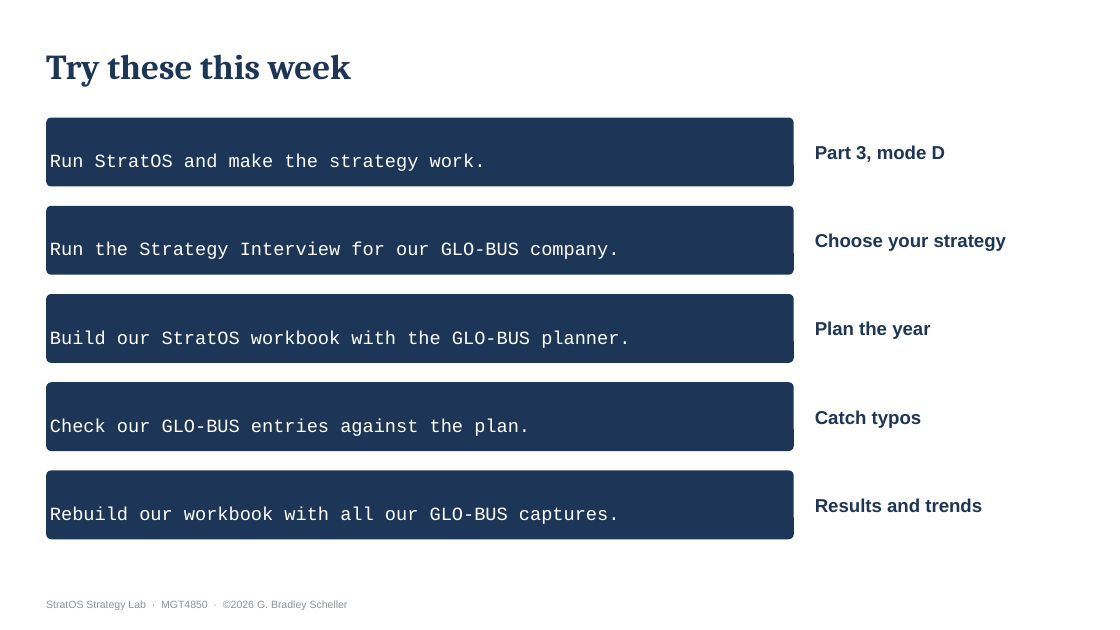
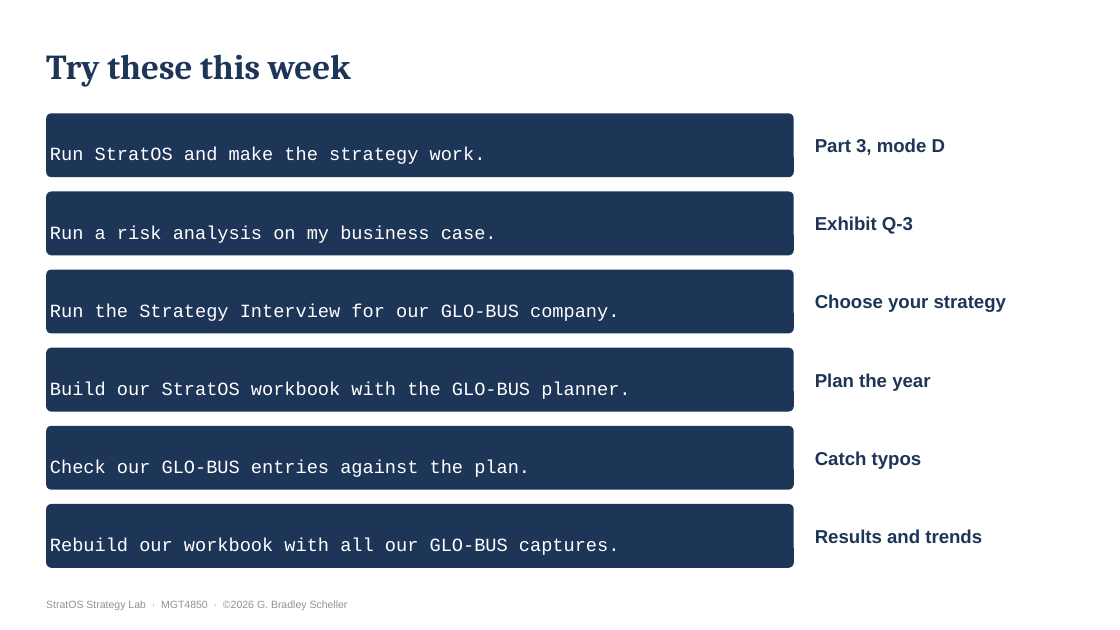
Before and after one commit to Brads777/Strat-IQ-Strategy-Toolkit, a slide deck: slide 25 of release-assets/StratOS_v3_Process_Walkthrough.pptx (slide 15 before the commit). Drawn at 1120x630 pixels with LibreOffice and Linux fonts; fonts in the diff are those of the drawing. Boxes give left, top, right and bottom in pixels: in the first picture for what was removed or moved away, otherwise in the second. Text is boxed around its words. In the diff, an @@ line names an element or a change of style, - is before the commit and + after.

```diff
--- a/release-assets/StratOS_v3_Process_Walkthrough.pptx
+++ b/release-assets/StratOS_v3_Process_Walkthrough.pptx
@@ rounded rectangle "Run StratOS and make the ..." resized from (x1=46, y1=118, x2=794, y2=187) to (x1=46, y1=113, x2=794, y2=177) @@
@@ text "Part 3, mode D" moved from (x1=815, y1=145, x2=945, y2=162) to (x1=815, y1=138, x2=945, y2=155) @@
@@ rounded rectangle added at (x1=46, y1=192, x2=794, y2=255), fill #1D3557, 16 pt, text #FFFFFF @@
+Run a risk analysis on my business case.
@@ text added at (x1=815, y1=216, x2=913, y2=234), 16 pt, text #1D3557, bold @@
+Exhibit Q-3
@@ proportions changed in 5 elements at (x1=46, y1=113, x2=794, y2=177), (x1=46, y1=504, x2=794, y2=568), (x1=46, y1=426, x2=794, y2=490), (x1=46, y1=348, x2=794, y2=412), (x1=46, y1=270, x2=794, y2=334) @@
@@ rounded rectangle "Run the Strategy Interview for ..." resized from (x1=46, y1=206, x2=794, y2=275) to (x1=46, y1=270, x2=794, y2=334) @@
@@ text "Choose your strategy" moved from (x1=815, y1=233, x2=1006, y2=251) to (x1=815, y1=294, x2=1006, y2=312) @@
@@ rounded rectangle "Build our StratOS workbook with ..." resized from (x1=46, y1=294, x2=794, y2=363) to (x1=46, y1=348, x2=794, y2=412) @@
@@ text "Plan the year" moved from (x1=815, y1=321, x2=930, y2=339) to (x1=815, y1=373, x2=930, y2=391) @@
@@ rounded rectangle "Check our GLO-BUS entries against ..." resized from (x1=46, y1=382, x2=794, y2=451) to (x1=46, y1=426, x2=794, y2=490) @@
@@ text "Catch typos" moved from (x1=815, y1=410, x2=922, y2=428) to (x1=815, y1=451, x2=922, y2=469) @@
@@ rounded rectangle "Rebuild our workbook with all ..." resized from (x1=46, y1=471, x2=794, y2=539) to (x1=46, y1=504, x2=794, y2=568) @@
@@ text "Results and trends" moved from (x1=815, y1=498, x2=982, y2=512) to (x1=815, y1=529, x2=982, y2=543) @@
```
Also in this commit, not shown: 4 other slides changed, 10 slides added, 22 other files.
